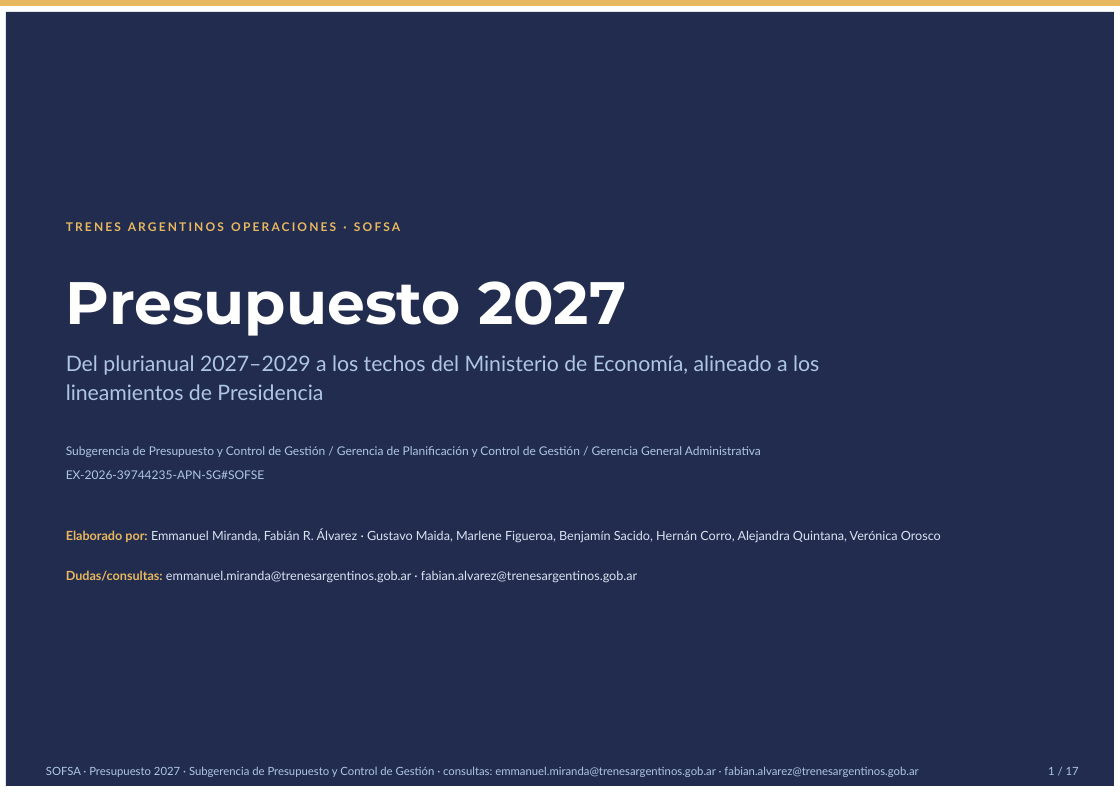
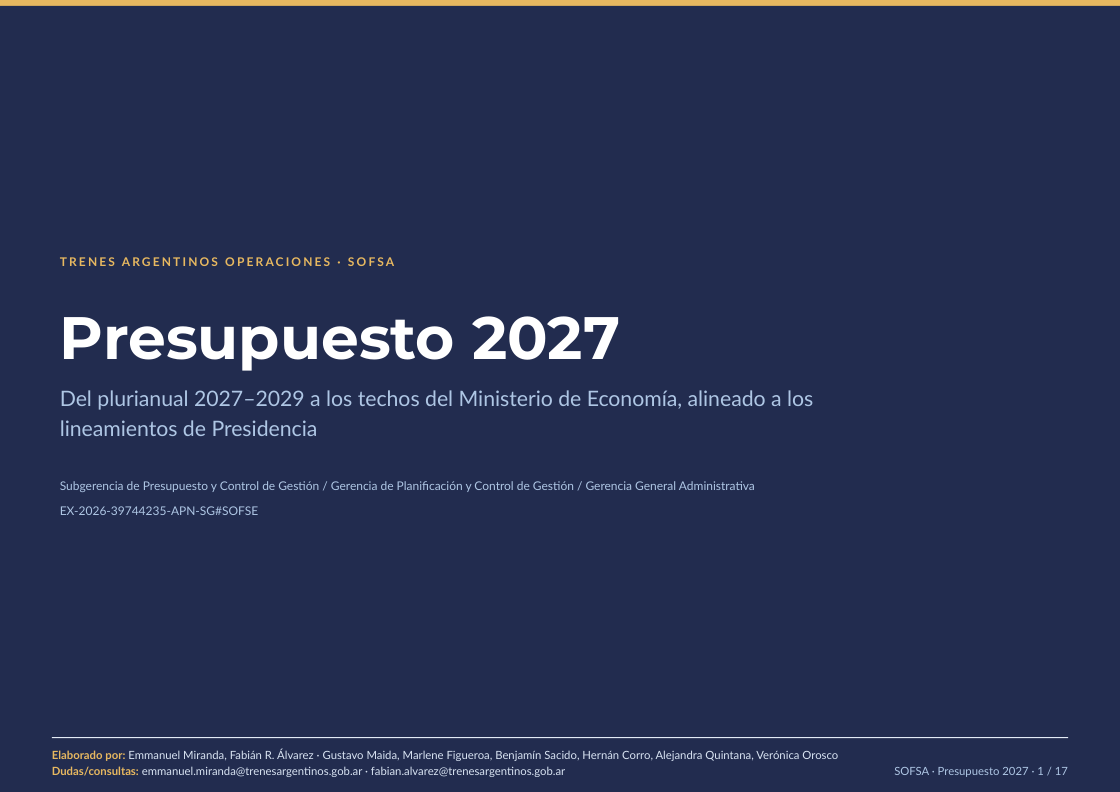
Before and after one commit to emiranda028/pluri_sofsa, a slide deck: slide 1 of Presupuesto_2027_SOFSA_presentacion.pptx. Drawn at 1120x792 pixels with LibreOffice and Linux fonts; fonts in the diff are those of the drawing. Boxes give left, top, right and bottom in pixels: in the first picture for what was removed or moved away, otherwise in the second. Text is boxed around its words. In the diff, an @@ line names an element or a change of style, - is before the commit and + after.

```diff
--- a/Presupuesto_2027_SOFSA_presentacion.pptx
+++ b/Presupuesto_2027_SOFSA_presentacion.pptx
@@ rectangle resized from (x1=6, y1=11, x2=1113, y2=785) to (x1=0, y1=6, x2=1120, y2=792) @@
@@ text "TRENES ARGENTINOS OPERACIONES · SOFSA" moved from (x1=66, y1=222, x2=400, y2=231) to (x1=60, y1=257, x2=394, y2=266) @@
@@ text "Presupuesto 2027" moved from (x1=66, y1=281, x2=626, y2=336) to (x1=60, y1=316, x2=620, y2=371) @@
@@ text "Del plurianual 2027–2029 a los ..." moved from (x1=66, y1=355, x2=819, y2=400) to (x1=60, y1=390, x2=813, y2=436) @@
@@ text "Subgerencia de Presupuesto y Control ..." moved from (x1=66, y1=446, x2=761, y2=457) to (x1=60, y1=481, x2=755, y2=492) @@
@@ text "EX-2026-39744235-APN-SG#SOFSE" moved from (x1=66, y1=470, x2=264, y2=479) to (x1=60, y1=506, x2=258, y2=515) @@
@@ text removed at (x1=66, y1=570, x2=637, y2=583) @@
-Dudas/consultas: emmanuel.miranda@trenesargentinos.gob.ar · fabian.alvarez@trenesargentinos.gob.ar
@@ text "Elaborado por: Emmanuel Miranda, Fabián ..." moved from (x1=66, y1=529, x2=941, y2=543) to (x1=52, y1=749, x2=838, y2=761) @@
@@ text "Elaborado por: Emmanuel Miranda, Fabián ..." at (x1=52, y1=749, x2=838, y2=761): size 9.5 to 8.5 pt; line spacing 15pt to 12.4pt @@
@@ rectangle added at (x1=52, y1=737, x2=1067, y2=738), fill #E3EBF6 @@
@@ text at (x1=52, y1=766, x2=565, y2=777): text changed; text colour #AEC6E4 to #D8E3F2 @@
-SOFSA · Presupuesto 2027 · Subgerencia de Presupuesto y Control de Gestión · consultas: emmanuel.miranda@trenesargentinos.gob.ar · fabian.alvarez@trenesargentinos.gob.ar
+Dudas/consultas: emmanuel.miranda@trenesargentinos.gob.ar · fabian.alvarez@trenesargentinos.gob.ar
@@ text at (x1=894, y1=767, x2=1068, y2=777): text changed @@
-1 / 17
+SOFSA · Presupuesto 2027 · 1 / 17
```
Also in this commit, not shown: 16 other slides changed, 2 other files.
